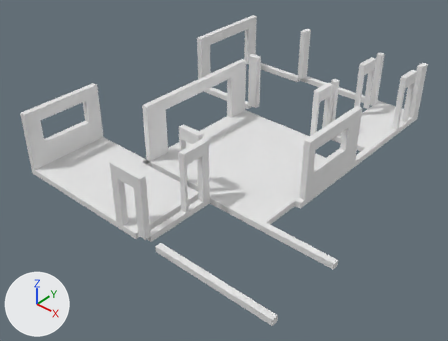
A saved change to the Blender file 07/Assets/Meshes/House.blend.
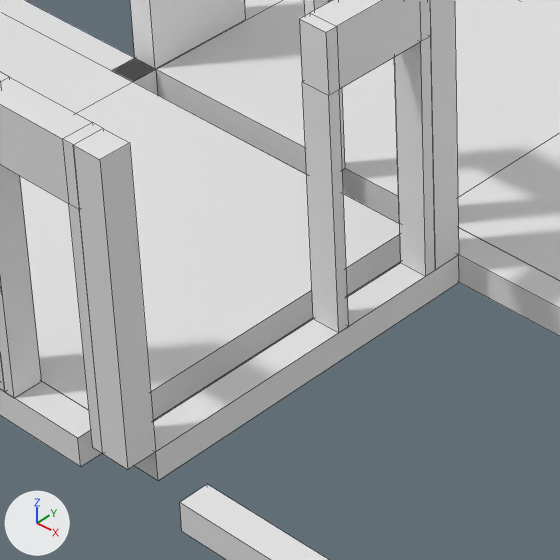
Old and new are each drawn whole from a 50 mm lens placed at (16.41, -13.76, 13.71), pointed at (2.26, 2.21, -0.4) and again close up on the part from 27% to 51% of the width and 44% to 75% of the height. Every picture has the same lights, and +X, +Y and +Z are marked at lower left. The close-ups show mesh edges as thin lines.

In view in the first close-up: 'SM_WallDoor1x2.5x0.25_proxy', 'SM_WallDoor1x2.5x0.25_proxy.001', 'SM_Wall_0.25x2.5x0.25_proxy.001', 'SM_Wall_0.25x2.5x0.25_proxy.010', 'SM_Wall_Bifold3xx2.5x0.25_proxy', 'Tile3x3x0.25_proxy.001', 'Tile3x3x0.25_proxy.002', 'Tile3x3x0.25_proxy.003', 'WallBase2x0.25x0.25_proxy', 'WallBase3x0.25x0.25_proxy.008', 'WallBase3x0.25x0.25_proxy.017', 'WoodFloor3x3x0.25_proxy'.
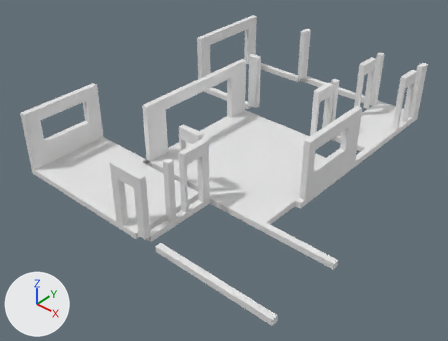
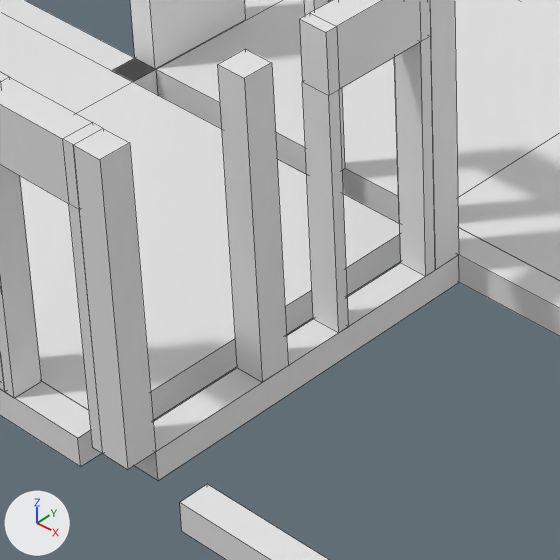
What differs and where, as boxes (x1, y1, x2, y2) in the close-ups (560 x 560 px):
'SM_Wall_0.25x2.5x0.25_proxy.011', added: after (218, 49, 288, 382)

Patch to the scene script:
```diff
--- a/07/Assets/Meshes/House.blend.py
+++ b/07/Assets/Meshes/House.blend.py
@@ ob_sm_wall_0_25x2_5x0_25_proxy_011 @@
+ob_sm_wall_0_25x2_5x0_25_proxy_011 = bpy.data.objects.new('SM_Wall_0.25x2.5x0.25_proxy.011', me_wall0_25x2_5x_25)
+ob_sm_wall_0_25x2_5x0_25_proxy_011.parent = ob_ub_walls_and_floors
+ob_sm_wall_0_25x2_5x0_25_proxy_011.matrix_parent_inverse = Matrix(((1.0, 0.0, 0.0, -0.322), (0.0, 1.0, 0.0, 3.122), (0.0, 0.0, 1.0, 5.908), (0.0, 0.0, 0.0, 1.0)))
+ob_sm_wall_0_25x2_5x0_25_proxy_011.location = (3.25, -2.0, 0.0)
```
